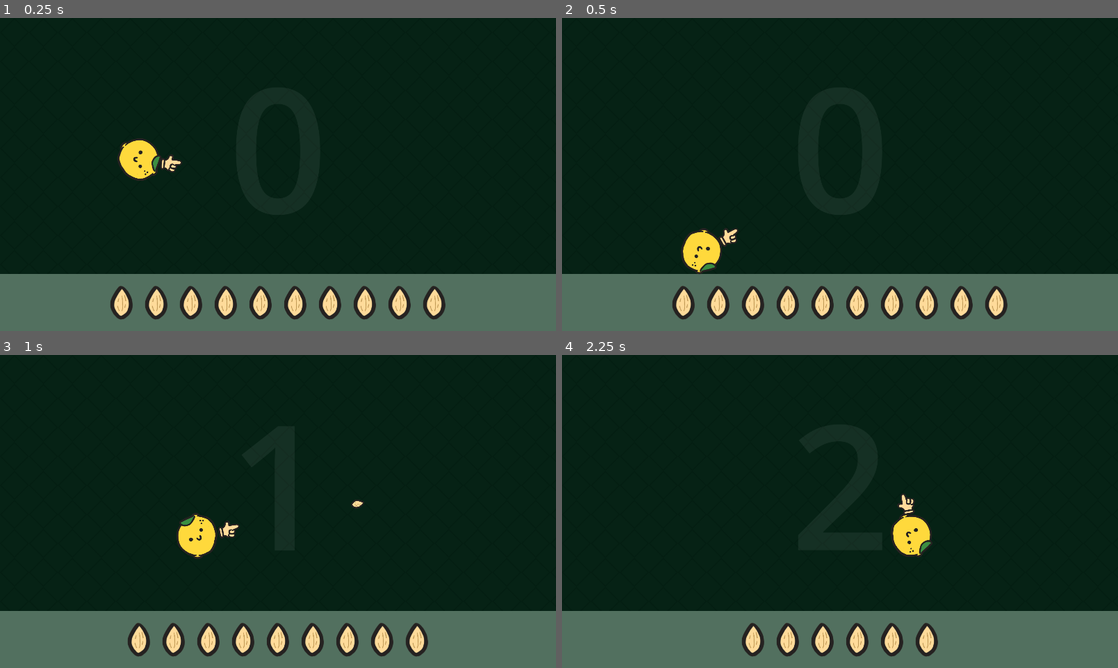
Above: before the commit, frames 1-4 (two rows, left to right).
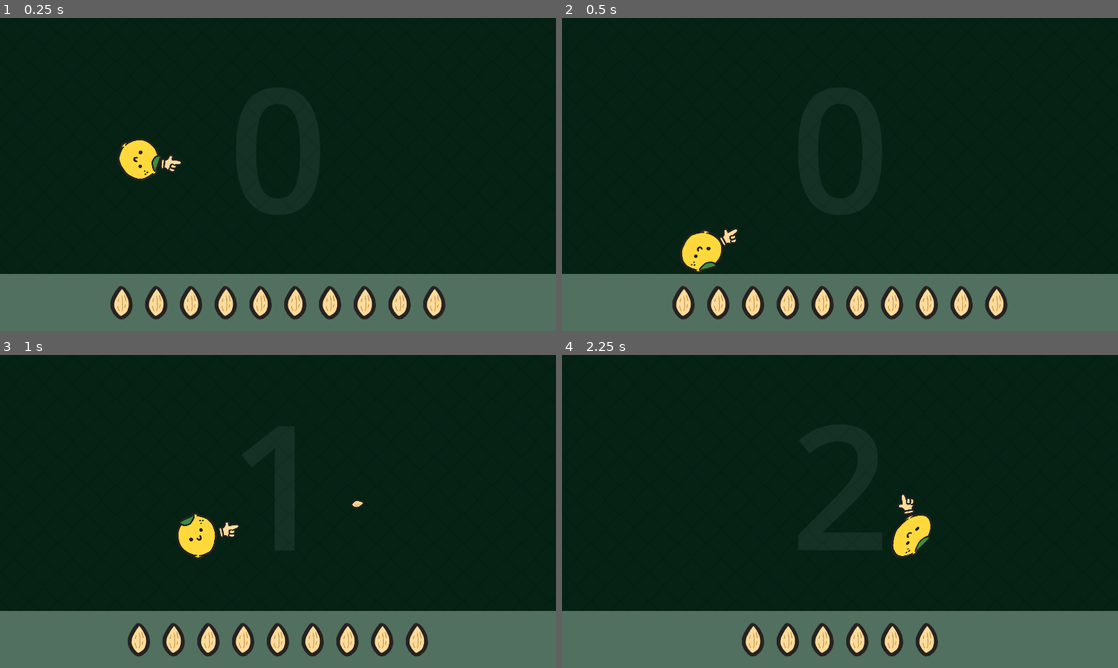
Above: after the commit, the same moments.

Repository: BajaTheFrog/public-juice-workshop-2026
Game: Godot game, scene res://game/content/contexts/play_context/base_game_scene.tscn
Two runs of this game, one before a commit and one after it. Both use one fixed random seed, a clock stepped at 60 frames per second and the inputs below.
Inputs (mouse positions are in pixels of both pictures, inside the frame that each line leads up to):
- Up to frame 1 (0.25 s): no input
- Up to frame 2 (0.5 s): no input
- Up to frame 3 (1 s): move the mouse to (400, 495) at 0.52 s; hold D (right) from 0.53 s (still down); tap W (jump) at 0.6, 0.77 s; click (400, 495) at 0.67 s
- Up to frame 4 (2.25 s): tap W (jump) at 1.07, 2.1 s; release D (right) at 1.25 s; drag from (728, 527) to (1067, 470) at 1.27 s; move the mouse to (895, 442) at 2.02 s; hold A (left) from 2.03 s (still down)

Frame 1 is identical in both runs. In frame 2, 0.2% of the frame differs, in the area x 21-29%, y 67-82%; in frame 3, less than 0.1%; in frame 4, 0.4%, in the area x 59-67%, y 50-65%.

Commit message:
step-1.2: Exercise 02 • 🍋 Player Movement · Feedback
Jump Squash + Stretch (A), Landing Squash + Stretch (B).

Diff:
--- a/game/content/entities/player_juice_box.gd
+++ b/game/content/entities/player_juice_box.gd
@@ -108,7 +108,13 @@
 			return
 
 		# [STEP-1.2.B]: Squash on landing to communicate impact
-		pass
+		var squash_amount: Vector2 = Vector2(1.2, 0.8)
+		var squash_time: float = 0.06
+		var recover_time: float = 0.06
+
+		var tween = _restart_body_tween()
+		tween.tween_property(_body_sprite, "scale", body_true_scale * squash_amount, squash_time)
+		tween.tween_property(_body_sprite, "scale", body_true_scale, recover_time)
 
 
 	func on_jump_takeoff() -> void:
@@ -118,7 +124,16 @@
 			return
 
 		# [STEP-1.2.A]: "Animate" the jump takeoff with some classic squash and stretch
-		pass
+		var squash_amount: Vector2 = Vector2(1.5, 0.5)
+		var stretch_amount: Vector2 = Vector2(0.75, 1.25)
+		var squash_time: float = 0.1
+		var stretch_time: float = 0.1
+		var recover_time: float = 0.2
+
+		var tween = _restart_body_tween()
+		tween.tween_property(_body_sprite, "scale", body_true_scale * squash_amount, squash_time)
+		tween.tween_property(_body_sprite, "scale", body_true_scale * stretch_amount, stretch_time)
+		tween.tween_property(_body_sprite, "scale", body_true_scale, recover_time)
 
 
 	func on_shot(gun: Launcher2D) -> void:
--- a/game/members/steps.gd
+++ b/game/members/steps.gd
@@ -59,8 +59,8 @@
 	AIR_DAMPENING: true,     # [STEP-1.1.C] Air Control / Dampening
 
 	# --- Exercise 1.2 - Movement / Feedback ---
-	JUMP_SQUASH: false,      # [STEP-1.2.A] Jump Squash + Stretch
-	LAND_SQUASH: false,      # [STEP-1.2.B] Landing Squash + Stretch
+	JUMP_SQUASH: true,       # [STEP-1.2.A] Jump Squash + Stretch
+	LAND_SQUASH: true,       # [STEP-1.2.B] Landing Squash + Stretch
 
 	# --- Exercise 2.1 - Interactions / Kinetics ---
 	DEATH_HITSTUN: false,    # [STEP-2.1.A] Player Hitstun
